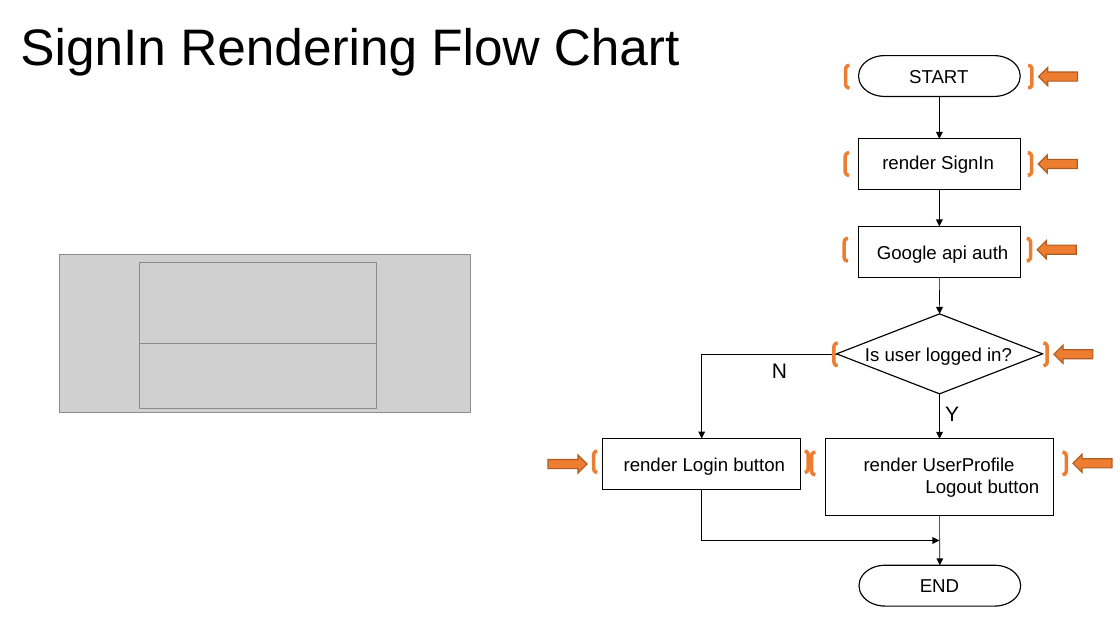
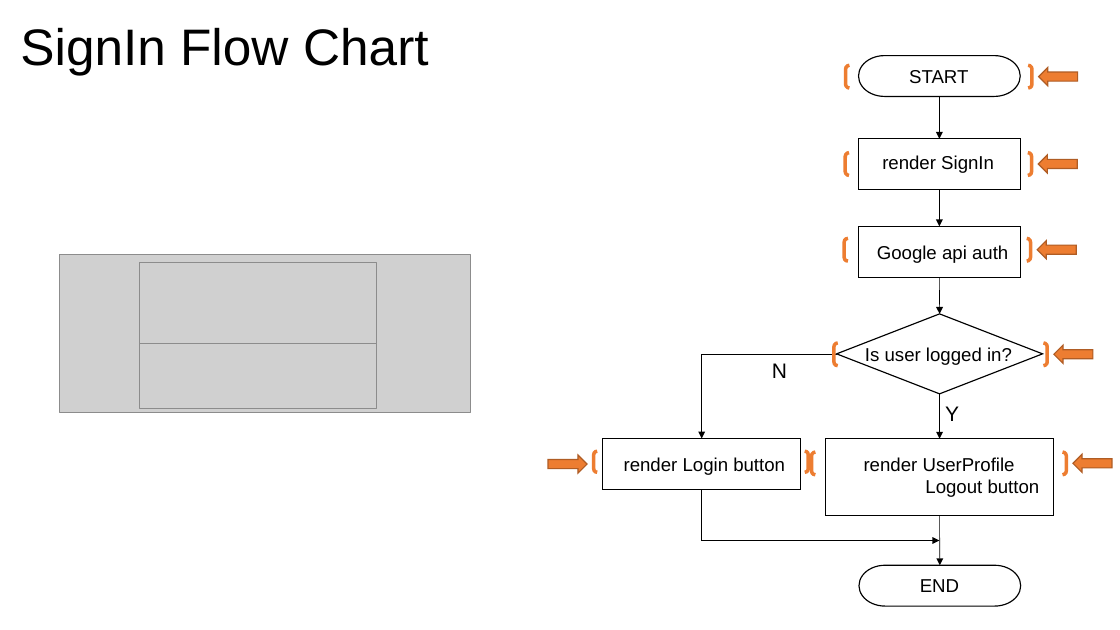
Before and after one commit to xiangyuliu-crs/QRCode, a slide deck: slide 4 of docs/QRCode.pptx. Drawn at 1120x630 pixels with LibreOffice and Linux fonts; fonts in the diff are those of the drawing; grey boxes stand for pictures. Boxes give left, top, right and bottom in pixels: in the first picture for what was removed or moved away, otherwise in the second. Text is boxed around its words. In the diff, an @@ line names an element or a change of style, - is before the commit and + after.

```diff
--- a/docs/QRCode.pptx
+++ b/docs/QRCode.pptx
@@ title at box(20, 27, 428, 75): text changed @@
-SignIn Rendering Flow Chart
+SignIn Flow Chart
```
Also in this commit, not shown: 2 other slides changed, 1 slide added.
